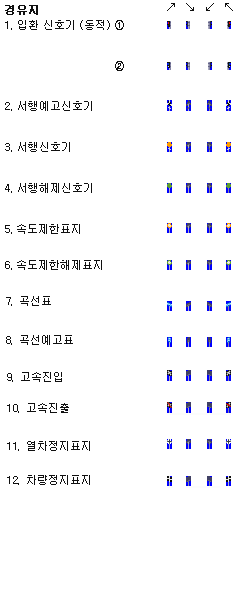
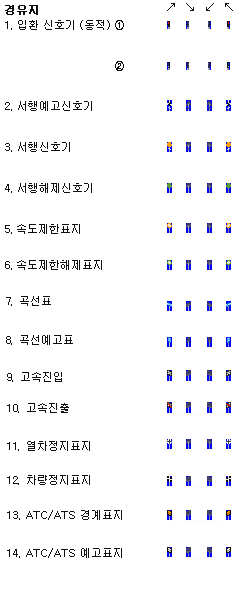
Two versions of the same layered image (250x600). Layer-by-layer changes:
added layer "붙여 넣은 레이어 #1" above "signals.png" over [168, 21, 231, 70]
painted on "signals.png" over [7, 510, 231, 559]
